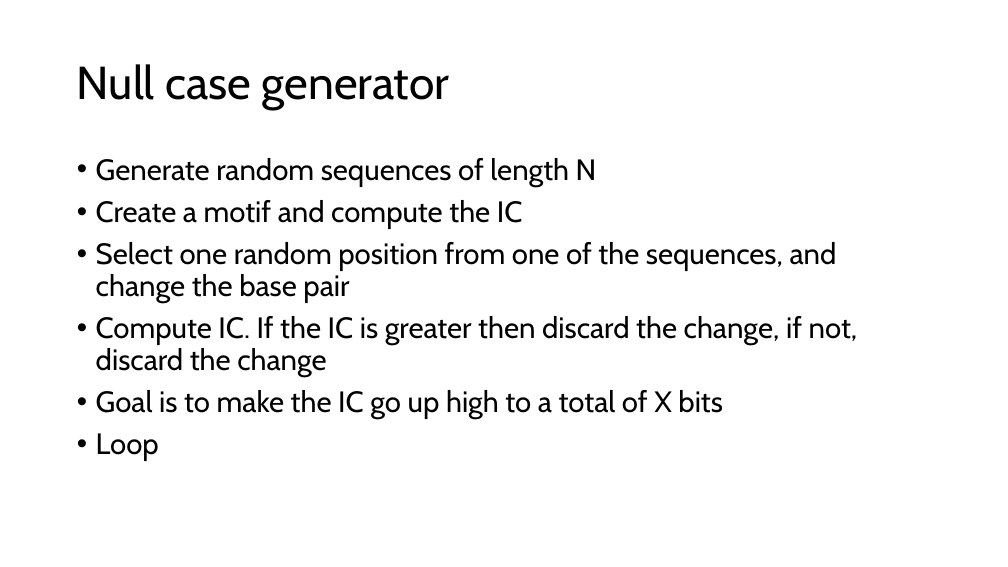
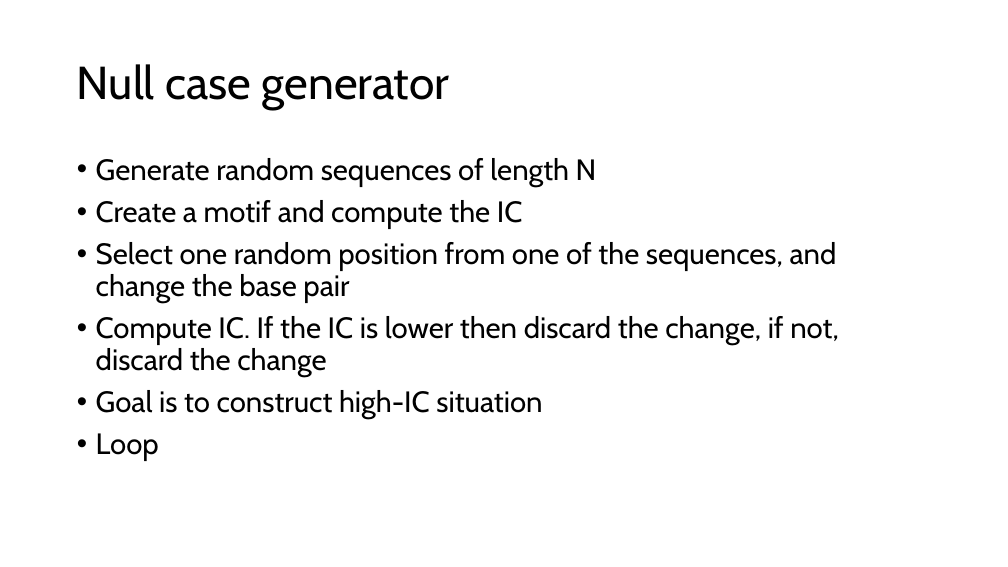
Before and after one commit to eshin21/drippy, a slide deck: slide 20 of Presentations/May Motif Gallery.pptx. Drawn at 1008x567 pixels with LibreOffice and Linux fonts; fonts in the diff are those of the drawing. Boxes give left, top, right and bottom in pixels: in the first picture for what was removed or moved away, otherwise in the second. Text is boxed around its words. In the diff, an @@ line names an element or a change of style, - is before the commit and + after.

```diff
--- a/Presentations/May Motif Gallery.pptx
+++ b/Presentations/May Motif Gallery.pptx
@@ text at [96, 316, 839, 419]: text changed @@
-• Compute IC. If the IC is greater then discard the change, if not, discard the change
-• Goal is to make the IC go up high to a total of X bits
+• Compute IC. If the IC is lower then discard the change, if not, discard the change
+• Goal is to construct high-IC situation
```
Also in this commit, not shown: 1 other slide changed, 3 slides added, 18 other files.
